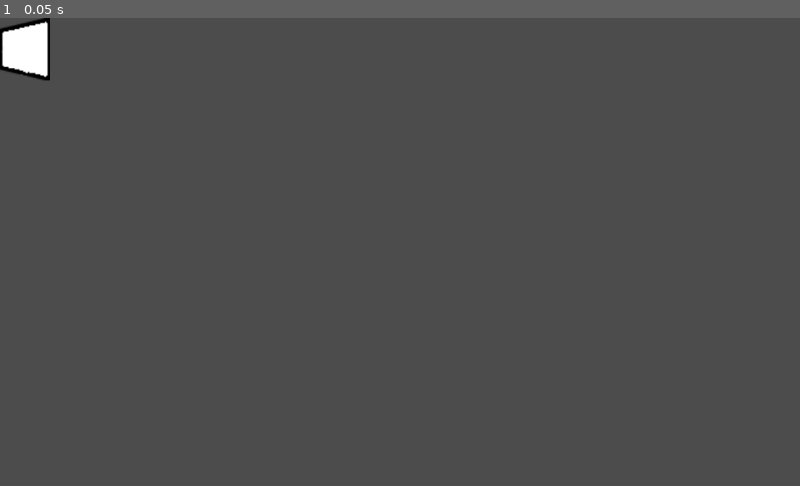
Above: before the commit, frame 1.
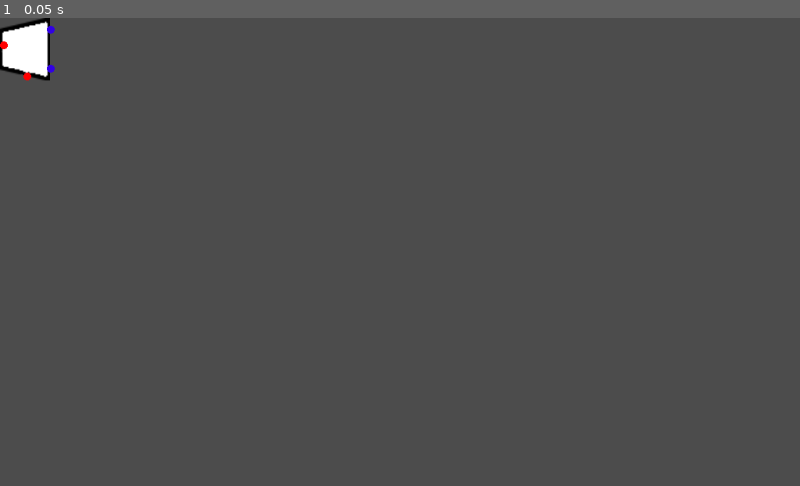
Above: after the commit, the same moment.

Repository: SeanFxyz/assembler_exemplar
Game: Godot game, scene res://scenes/ChipDesigner/CanvasChips/DMux.tscn
Same seed, same stepped clock (60 frames per second), same inputs: the game is played once before the commit and once after it. This scene is started directly instead of the project's main scene.
Inputs:
- Up to frame 1 (0.05 s): no input

The runs differ from the first frame. In frame 1, less than 0.1% of the frame differs, in the area x 0-7%, y 1-14%.

Commit message:
Added inputs and outputs to all gates.

Diff:
--- a/src/scenes/ChipDesigner/CanvasChips/And.tscn
+++ b/src/scenes/ChipDesigner/CanvasChips/And.tscn
@@ -1,21 +1,32 @@
-[gd_scene load_steps=3 format=2]
+[gd_scene load_steps=5 format=2]
 
 [ext_resource path="res://images/chips/AND.png" type="Texture" id=1]
+[ext_resource path="res://scenes/ChipDesigner/CanvasChips/ChipOutput.tscn" type="PackedScene" id=3]
+[ext_resource path="res://scenes/ChipDesigner/CanvasChips/ChipInput.tscn" type="PackedScene" id=4]
 
 [sub_resource type="RectangleShape2D" id=1]
 extents = Vector2( 64, 48 )
 
 [node name="AND" type="Area2D"]
 
+[node name="CollisionShape2D" type="CollisionShape2D" parent="."]
+position = Vector2( 64, 48 )
+shape = SubResource( 1 )
+
 [node name="Sprite" type="Sprite" parent="."]
 scale = Vector2( 1.15315, 1.31507 )
 texture = ExtResource( 1 )
 centered = false
 
-[node name="CollisionShape2D" type="CollisionShape2D" parent="."]
-position = Vector2( 64, 48 )
-shape = SubResource( 1 )
-
 [node name="Inputs" type="Node2D" parent="."]
 
+[node name="ChipInput" parent="Inputs" instance=ExtResource( 4 )]
+position = Vector2( 0, 20 )
+
+[node name="ChipInput" parent="Inputs/ChipInput" instance=ExtResource( 4 )]
+position = Vector2( 0, 50 )
+
 [node name="Outputs" type="Node2D" parent="."]
+
+[node name="ChipOutput" parent="Outputs" instance=ExtResource( 3 )]
+position = Vector2( 120, 39.961 )
--- a/src/scenes/ChipDesigner/CanvasChips/DMux.tscn
+++ b/src/scenes/ChipDesigner/CanvasChips/DMux.tscn
@@ -1,6 +1,8 @@
-[gd_scene load_steps=3 format=2]
+[gd_scene load_steps=5 format=2]
 
 [ext_resource path="res://images/chips/DMUX.png" type="Texture" id=1]
+[ext_resource path="res://scenes/ChipDesigner/CanvasChips/ChipInput.tscn" type="PackedScene" id=2]
+[ext_resource path="res://scenes/ChipDesigner/CanvasChips/ChipOutput.tscn" type="PackedScene" id=3]
 
 [sub_resource type="RectangleShape2D" id=1]
 extents = Vector2( 32, 39.6859 )
@@ -18,4 +20,16 @@
 
 [node name="Inputs" type="Node2D" parent="."]
 
+[node name="ChipInput" parent="Inputs" instance=ExtResource( 2 )]
+position = Vector2( 0, 30 )
+
+[node name="ChipInput2" parent="Inputs" instance=ExtResource( 2 )]
+position = Vector2( 30, 70 )
+
 [node name="Outputs" type="Node2D" parent="."]
+
+[node name="ChipOutput" parent="Outputs" instance=ExtResource( 3 )]
+position = Vector2( 60, 10 )
+
+[node name="ChipOutput2" parent="Outputs" instance=ExtResource( 3 )]
+position = Vector2( 60, 60 )
--- a/src/scenes/ChipDesigner/CanvasChips/Mux.tscn
+++ b/src/scenes/ChipDesigner/CanvasChips/Mux.tscn
@@ -1,6 +1,8 @@
-[gd_scene load_steps=3 format=2]
+[gd_scene load_steps=5 format=2]
 
 [ext_resource path="res://images/chips/MUX.png" type="Texture" id=1]
+[ext_resource path="res://scenes/ChipDesigner/CanvasChips/ChipInput.tscn" type="PackedScene" id=2]
+[ext_resource path="res://scenes/ChipDesigner/CanvasChips/ChipOutput.tscn" type="PackedScene" id=3]
 
 [sub_resource type="RectangleShape2D" id=1]
 extents = Vector2( 31.9214, 37.9822 )
@@ -19,3 +21,15 @@
 [node name="Inputs" type="Node2D" parent="."]
 
 [node name="Outputs" type="Node2D" parent="."]
+
+[node name="ChipInput" parent="." instance=ExtResource( 2 )]
+position = Vector2( 30, 70 )
+
+[node name="ChipInput2" parent="." instance=ExtResource( 2 )]
+position = Vector2( 0, 60 )
+
+[node name="ChipInput3" parent="." instance=ExtResource( 2 )]
+position = Vector2( 0, 10 )
+
+[node name="ChipOutput" parent="." instance=ExtResource( 3 )]
+position = Vector2( 60, 30 )
--- a/src/scenes/ChipDesigner/CanvasChips/Nand.tscn
+++ b/src/scenes/ChipDesigner/CanvasChips/Nand.tscn
@@ -1,9 +1,8 @@
-[gd_scene load_steps=7 format=2]
+[gd_scene load_steps=6 format=2]
 
 [ext_resource path="res://images/chips/NAND.png" type="Texture" id=1]
 [ext_resource path="res://scenes/ChipDesigner/CanvasChips/Nand.gd" type="Script" id=2]
 [ext_resource path="res://scenes/ChipDesigner/CanvasChips/ChipInput.tscn" type="PackedScene" id=3]
-[ext_resource path="res://scenes/ChipDesigner/Grid.tscn" type="PackedScene" id=4]
 [ext_resource path="res://scenes/ChipDesigner/CanvasChips/ChipOutput.tscn" type="PackedScene" id=5]
 
 [sub_resource type="RectangleShape2D" id=1]
@@ -33,5 +32,3 @@
 
 [node name="ChipOutput" parent="Outputs" instance=ExtResource( 5 )]
 position = Vector2( 120, 60 )
-
-[node name="Grid" parent="." instance=ExtResource( 4 )]
--- a/src/scenes/ChipDesigner/CanvasChips/Not.tscn
+++ b/src/scenes/ChipDesigner/CanvasChips/Not.tscn
@@ -1,6 +1,8 @@
-[gd_scene load_steps=3 format=2]
+[gd_scene load_steps=5 format=2]
 
 [ext_resource path="res://images/chips/NOT.png" type="Texture" id=1]
+[ext_resource path="res://scenes/ChipDesigner/CanvasChips/ChipInput.tscn" type="PackedScene" id=2]
+[ext_resource path="res://scenes/ChipDesigner/CanvasChips/ChipOutput.tscn" type="PackedScene" id=3]
 
 [sub_resource type="RectangleShape2D" id=1]
 extents = Vector2( 39.9554, 23.4555 )
@@ -18,5 +20,11 @@
 
 [node name="Inputs" type="Node2D" parent="."]
 
+[node name="ChipInput" parent="Inputs" instance=ExtResource( 2 )]
+position = Vector2( 0, 20 )
+
 [node name="Outputs" type="Node2D" parent="."]
 position = Vector2( 0, 24 )
+
+[node name="ChipOutput" parent="Outputs" instance=ExtResource( 3 )]
+position = Vector2( 70.281, -5 )
--- a/src/scenes/ChipDesigner/CanvasChips/Or.tscn
+++ b/src/scenes/ChipDesigner/CanvasChips/Or.tscn
@@ -1,6 +1,8 @@
-[gd_scene load_steps=3 format=2]
+[gd_scene load_steps=5 format=2]
 
 [ext_resource path="res://images/chips/OR.png" type="Texture" id=1]
+[ext_resource path="res://scenes/ChipDesigner/CanvasChips/ChipOutput.tscn" type="PackedScene" id=2]
+[ext_resource path="res://scenes/ChipDesigner/CanvasChips/ChipInput.tscn" type="PackedScene" id=3]
 
 [sub_resource type="RectangleShape2D" id=1]
 extents = Vector2( 63.0561, 48 )
@@ -18,4 +20,13 @@
 
 [node name="Inputs" type="Node2D" parent="."]
 
+[node name="ChipInput" parent="Inputs" instance=ExtResource( 3 )]
+position = Vector2( 10, 70 )
+
+[node name="ChipInput2" parent="Inputs" instance=ExtResource( 3 )]
+position = Vector2( 10, 20 )
+
 [node name="Outputs" type="Node2D" parent="."]
+
+[node name="ChipOutput" parent="Outputs" instance=ExtResource( 2 )]
+position = Vector2( 120, 40 )
--- a/src/scenes/ChipDesigner/CanvasChips/Xor.tscn
+++ b/src/scenes/ChipDesigner/CanvasChips/Xor.tscn
@@ -1,9 +1,11 @@
-[gd_scene load_steps=3 format=2]
+[gd_scene load_steps=5 format=2]
 
 [ext_resource path="res://images/chips/XOR.png" type="Texture" id=1]
+[ext_resource path="res://scenes/ChipDesigner/CanvasChips/ChipInput.tscn" type="PackedScene" id=2]
+[ext_resource path="res://scenes/ChipDesigner/CanvasChips/ChipOutput.tscn" type="PackedScene" id=3]
 
 [sub_resource type="RectangleShape2D" id=1]
-extents = Vector2( 56.2526, 48 )
+extents = Vector2( 64, 48 )
 
 [node name="XOR" type="Area2D"]
 
@@ -13,9 +15,18 @@
 centered = false
 
 [node name="CollisionShape2D" type="CollisionShape2D" parent="."]
-position = Vector2( 70.1352, 48 )
+position = Vector2( 64, 48 )
 shape = SubResource( 1 )
 
 [node name="Inputs" type="Node2D" parent="."]
 
+[node name="ChipInput" parent="Inputs" instance=ExtResource( 2 )]
+position = Vector2( 10, 70 )
+
+[node name="ChipInput2" parent="Inputs" instance=ExtResource( 2 )]
+position = Vector2( 10, 10 )
+
 [node name="Outputs" type="Node2D" parent="."]
+
+[node name="ChipOutput" parent="Outputs" instance=ExtResource( 3 )]
+position = Vector2( 120, 40 )
Renamed: src/scenes/ChipDesigner/Grid.tscn -> src/scenes/ChipDesigner/Canvas/Grid.tscn
